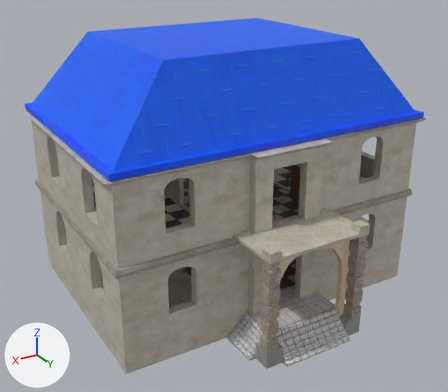
A saved change to the FBX model Assets/StructureModels/SmallPalaceFinal/SmallPalaceGame.fbx.
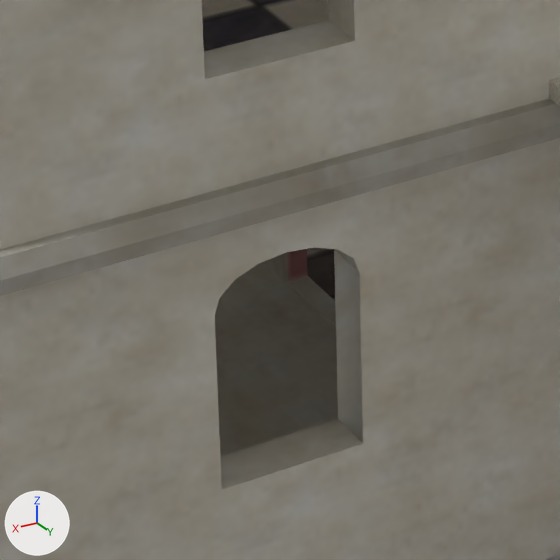
The first picture shows the older version from a 50 mm camera at (13.7, 23.0, 15.5) aimed at (0.6, 1.1, 4.6). The close-ups show the older and then the newer version on the part from 28% to 53% of the width and 56% to 84% of the height of that picture. Only the edits that show in the close-ups are written down. The axes (+X, +Y, +Z) are drawn at lower left. The lights are the same throughout. Where no turn or scale is listed for an object, it has been applied to the vertices.

The first close-up shows 'Main' and 2 more.
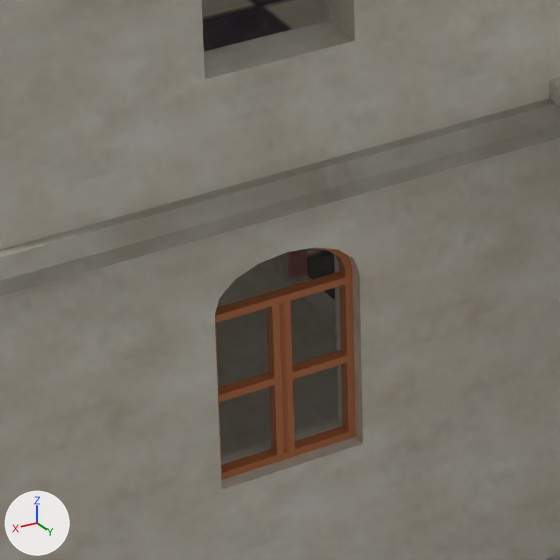
Location of each change, (x1, y1, x2, y2) in pixels of the close-ups (560 x 560 px):
'Window.001', added (brown)
    after: (215, 247, 356, 480)
part 1 of me_plane_001, added (brown)
    after: (334, 254, 363, 443)

The change, as a list of edits to the scene's bpy script:
```text
Add mat_materialwindow:
    mat_materialwindow = principled_material('MaterialWindow')
    mat_materialwindow.base_color = (0.423, 0.138, 0.0498)  # brown #ae683f
Change me_plane_001:
    used by ob_main; location = (0.0, 0.0, 0.0)
    verts and faces of me_plane_001; kept vertices keep their numbers, new ones are numbered from 1277
    before: 269 (5.2, 4.3, 2.05), 270 (4.0, 4.3, 2.05) at pixel (338, 419), 271 (5.2, 4.7, 2.05) at pixel (221, 489), 272 (4.0, 4.7, 2.05) at pixel (363, 443), 456 (4.0, 4.7, 3.55) at pixel (359, 272)
    before: 457 (5.2, 4.7, 3.55) at pixel (214, 315), 465 (4.0, 4.3, 3.55) at pixel (334, 249), 466 (5.2, 4.3, 3.55)
    remove me_plane_001.from_pydata(...)  # 1277 vertices, 2604 faces; spans x -7.46..7.45, y -5.62..6.45, z 0.0..7.95
    add me_plane_001.from_pydata(...)  # 1279 vertices, 2606 faces; spans x -7.46..7.45, y -5.62..6.45, z 0.0..7.95
    me_plane_001 part 1
    add faces += [(270, 272, 456, 465), (269, 466, 457, 271)]
    other edits to the shape of me_plane_001 do not show in these pictures
Add me_plane_013:
    me_plane_013.from_pydata(...)  # 100 vertices, 110 faces; spans x -0.6..0.6, y -0.11..-0.01, z 0.0..1.85
    me_plane_013.materials.append(mat_materialwindow)  # brown #ae683f
Add ob_window_001:
    ob_window_001 = bpy.data.objects.new('Window.001', me_plane_013)
    ob_window_001.location = (4.6, 4.6, 2.05)
```
